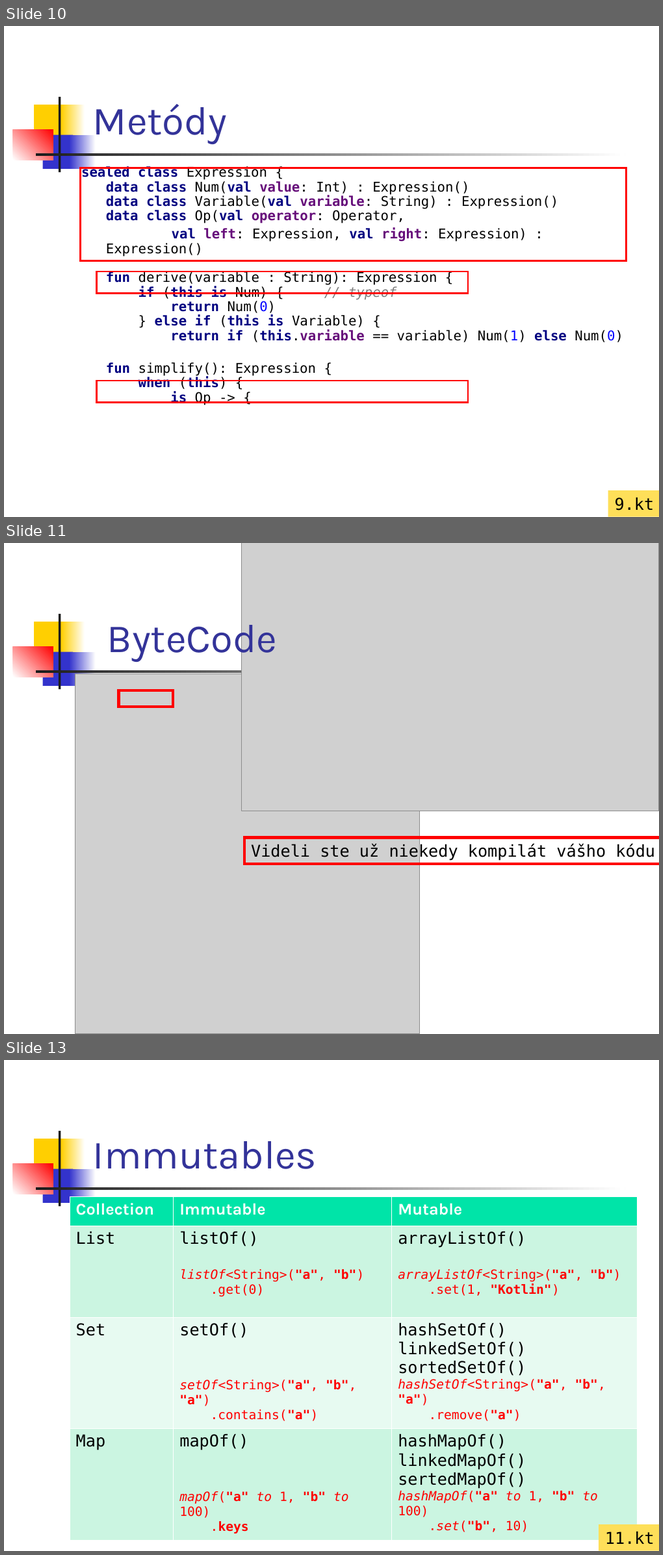
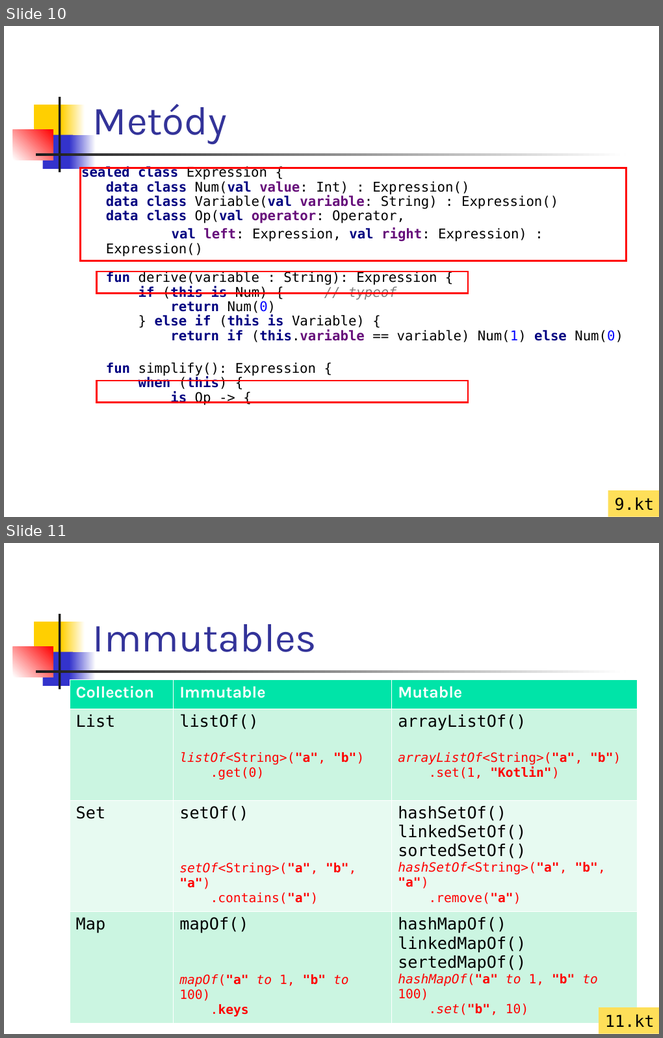
Before and after one commit to vmandro/Prednasky, a slide deck: 02/02_Kotlin.ppt. Shown one above the other, each under a label of ours: slides 10, 11 and 13 before the commit, slides 10 and 11 after it; the slides between them are not shown. The pictures are 663x1555 and 663x1038 pixels, drawn with LibreOffice and Linux fonts; fonts in the diff are those of the drawing; grey boxes stand for pictures. Boxes give left, top, right and bottom in pixels: in the first picture for what was removed or moved away, otherwise in the second. Text is boxed around its words. In the diff, an @@ line names an element or a change of style, - is before the commit and + after.

```diff
--- a/02/02_Kotlin.ppt
+++ b/02/02_Kotlin.ppt
@@ slide 11 removed at <box>4,543,659,1034</box>, background #FFFFFF; not listed: 7 template elements that a slide beside it also shows @@
@@ picture removed at <box>242,543,659,811</box> @@
@@ title removed at <box>107,616,277,662</box> @@
-ByteCode
@@ picture removed at <box>75,674,419,1034</box> @@
@@ rectangle removed at <box>118,691,173,707</box> @@
@@ rectangle removed at <box>244,838,659,864</box> @@
-Videli ste už niekedy kompilát vášho kódu
@@ what was slide 13 is now slide 11 @@
```
Also in this commit, not shown: 3 slides changed, 1 other slide removed, 4 other files.
